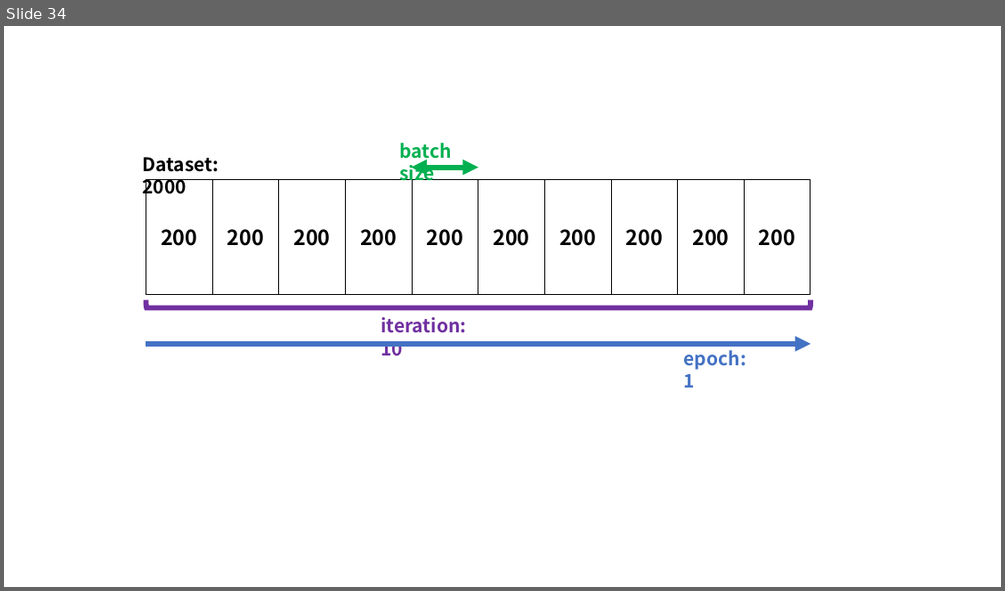
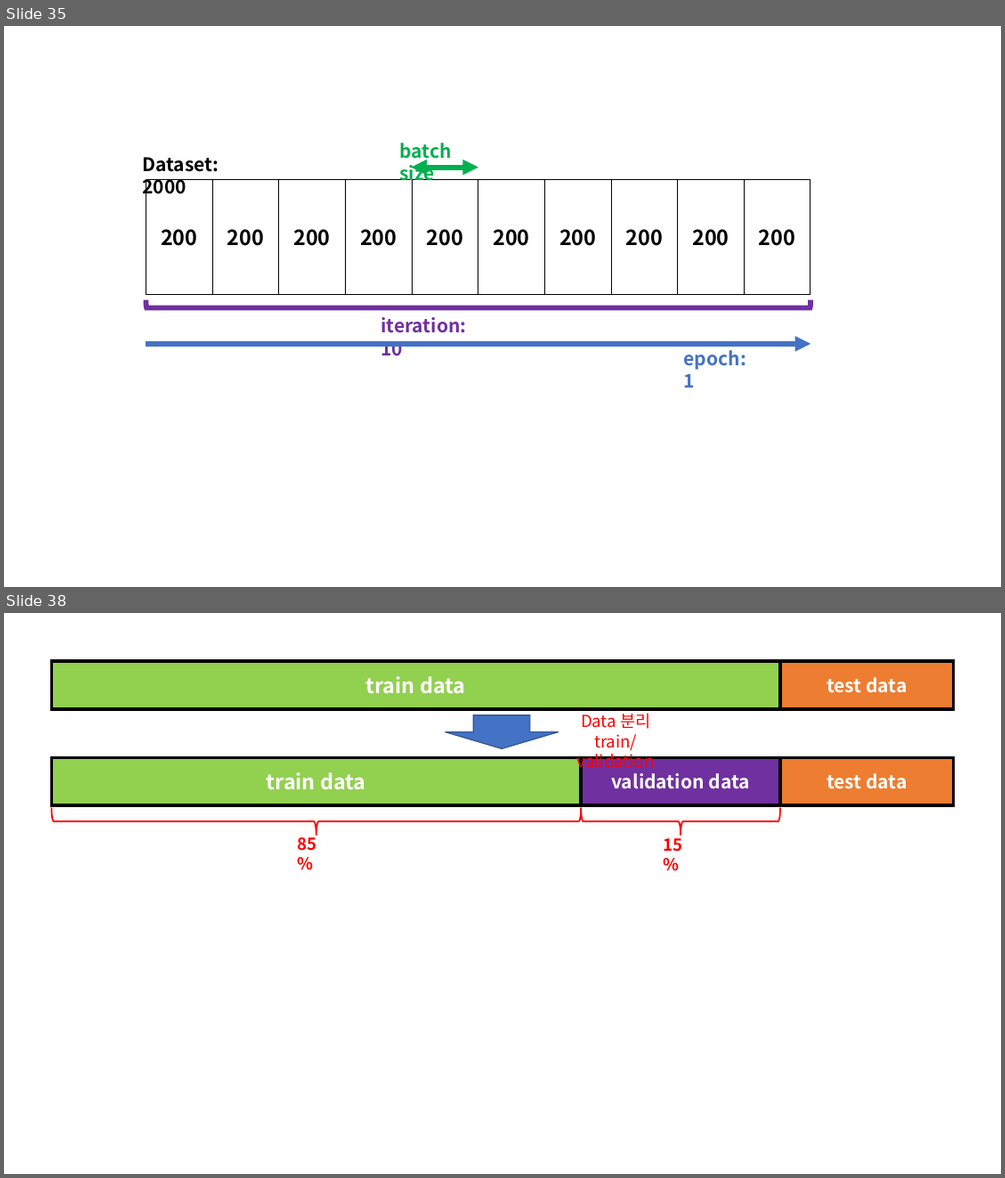
Before and after one commit to doalongwith/Pytorch, a slide deck: Pytorch_Image.pptx. Shown one above the other, each under a label of ours: slide 34 before the commit, slides 35 and 38 after it; the slides between them are not shown. The pictures are 1005x591 and 1005x1178 pixels, drawn with LibreOffice and Linux fonts; fonts in the diff are those of the drawing. Boxes give left, top, right and bottom in pixels: in the first picture for what was removed or moved away, otherwise in the second. Text is boxed around its words. In the diff, an @@ line names an element or a change of style, - is before the commit and + after.

```diff
--- a/Pytorch_Image.pptx
+++ b/Pytorch_Image.pptx
@@ slide 38 added at (4, 613, 1001, 1174), background #FFFFFF @@
@@ rectangle added at (52, 662, 781, 709), fill #92D050, outline #000000 3 pt, 20 pt, text #FFFFFF, bold @@
+train data
@@ rectangle added at (780, 662, 954, 709), fill #ED7D31, outline #000000 3 pt, 18 pt, text #FFFFFF, bold @@
+test data
@@ down arrow added at (445, 715, 558, 749), fill #4472C4, outline #325491 1 pt @@
@@ text added at (577, 710, 655, 772), 16 pt, text #FF0000 @@
+Data 분리
+train/validation
@@ group added at (51, 757, 954, 852): 3 rectangles, 2 left braces, 2 texts @@
+train data
+validation data
+test data
+85%
+15%
@@ what was slide 34 is now slide 35 @@
```
Also in this commit, not shown: 2 slides changed, 42 other slides added, 28 other files.
